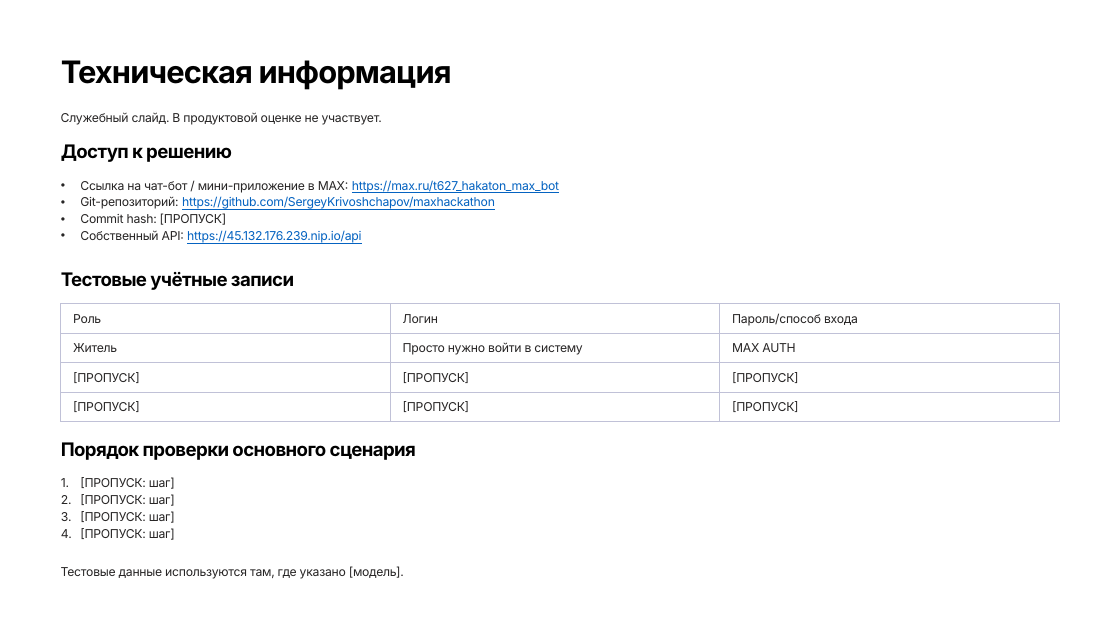
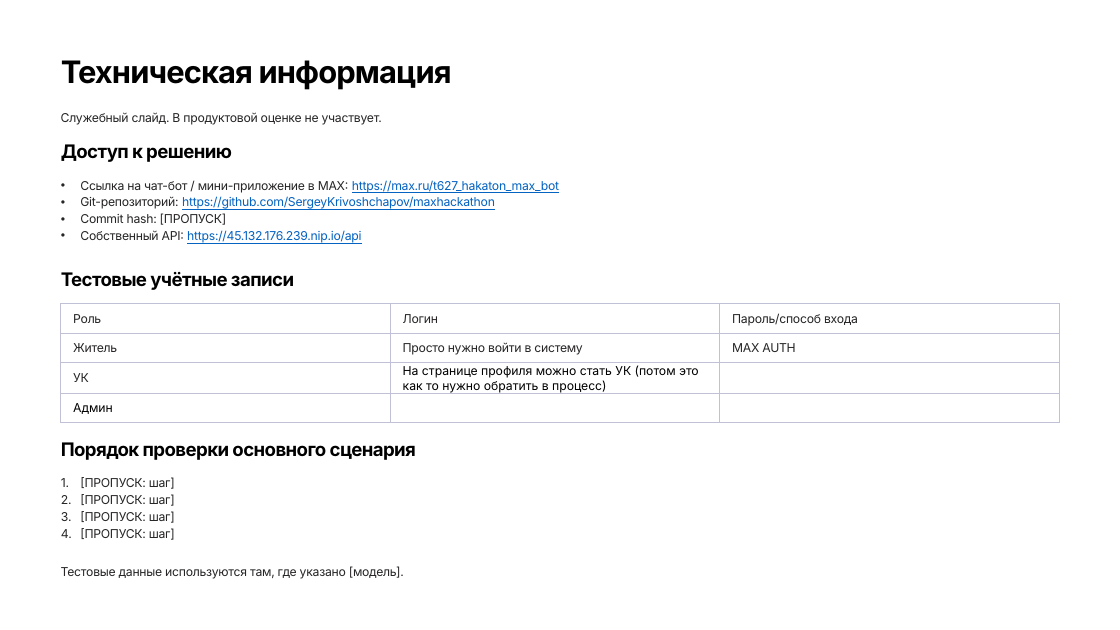
Before and after one commit to SergeyKrivoshchapov/maxhackathon, a slide deck: slide 1 of Защита.pptx. Drawn at 1120x630 pixels with LibreOffice and Linux fonts; fonts in the diff are those of the drawing. Boxes give left, top, right and bottom in pixels: in the first picture for what was removed or moved away, otherwise in the second. Text is boxed around its words. In the diff, an @@ line names an element or a change of style, - is before the commit and + after.

```diff
--- a/Защита.pptx
+++ b/Защита.pptx
@@ table at (60,304,1059,423) @@
-row 3: [ПРОПУСК] | [ПРОПУСК] | [ПРОПУСК]
+row 3: УК | На странице профиля можно стать УК (потом это как то нужно обратить в процесс) | 
-row 4: [ПРОПУСК] | [ПРОПУСК] | [ПРОПУСК]
+row 4: Админ |  | 
```
Also in this commit, not shown: 4 other files.
